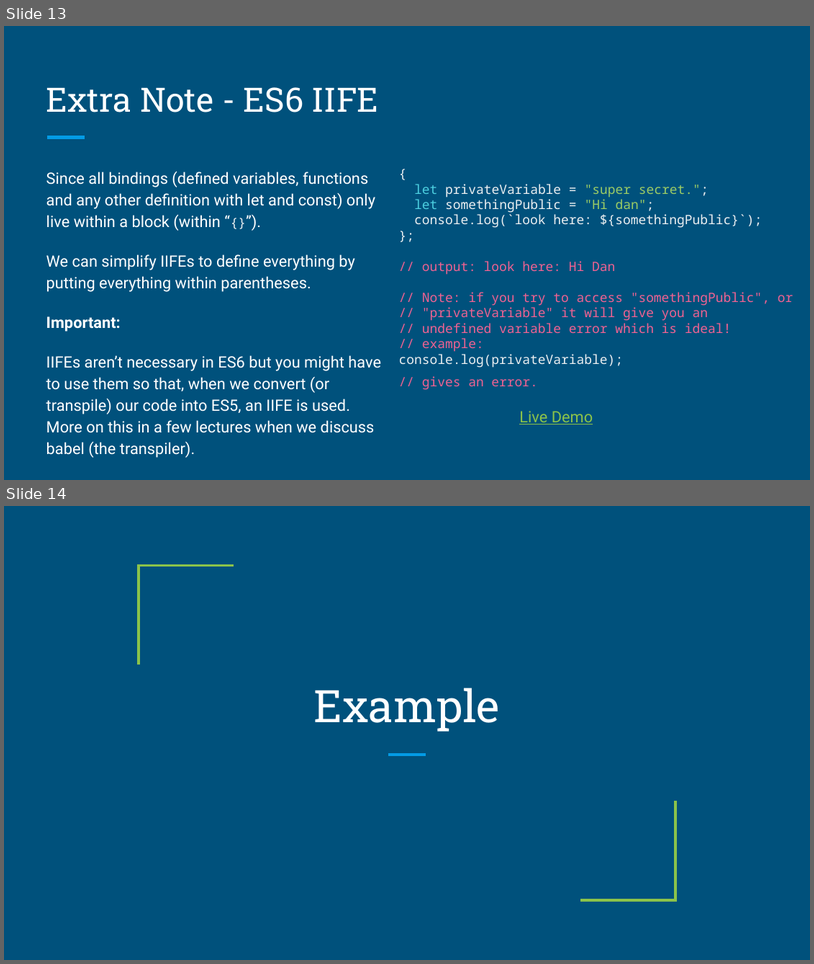
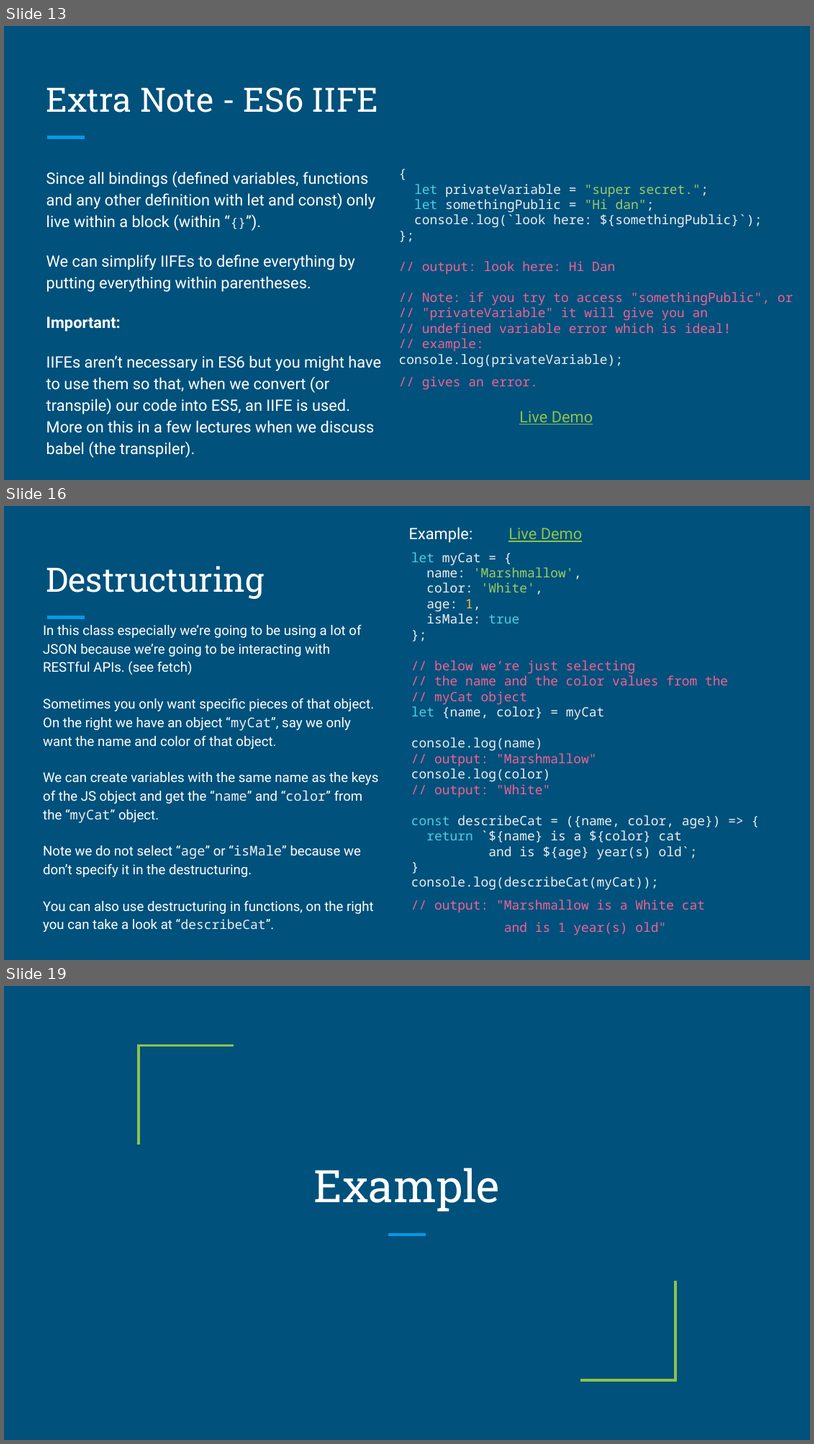
Before and after one commit to dmit-2008/DMIT2008-OE01-Fall-2026, a slide deck: docs/slides/DMIT2008-Week1-Day2-new.pptx. Shown one above the other, each under a label of ours: slides 13 and 14 before the commit, slides 13, 16 and 19 after it; the slides between them are not shown. The pictures are 814x964 and 814x1444 pixels, drawn with LibreOffice and Linux fonts; fonts in the diff are those of the drawing. Boxes give left, top, right and bottom in pixels: in the first picture for what was removed or moved away, otherwise in the second. Text is boxed around its words. In the diff, an @@ line names an element or a change of style, - is before the commit and + after.

```diff
--- a/docs/slides/DMIT2008-Week1-Day2-new.pptx
+++ b/docs/slides/DMIT2008-Week1-Day2-new.pptx
@@ slide 16 added at (4, 506, 810, 960), background #00517C; not listed: 1 template element that a slide beside it also shows @@
@@ text added at (409, 527, 473, 543), 14 pt, text #FFFFFF @@
+Example:
@@ text added at (509, 528, 582, 542), 14 pt, text #8BC34A, underline @@
+Live Demo
@@ title added at (46, 566, 265, 599), 30 pt, text #FFFFFF @@
+Destructuring
@@ text added at (412, 552, 728, 935), 11.5 pt, text #ECEFF1 @@
+let myCat = {
+name: 'Marshmallow',
+color: 'White',
+age: 1,
+isMale: true
+};
+// below we’re just selecting
+// the name and the color values from the
+// myCat object
+let {name, color} = myCat
+console.log(name)
+// output: "Marshmallow"
+console.log(color)
+// output: "White"
+const describeCat = ({name, color, age}) => {
+return `${name} is a ${color} cat
+and is ${age} year(s) old`;
+}
+console.log(describeCat(myCat));
+// output: "Marshmallow is a White cat
+and is 1 year(s) old"
@@ text added at (43, 625, 378, 932), 12 pt, text #FFFFFF @@
+In this class especially we’re going to be using a lot of JSON because we’re going to be interacting with RESTful APIs. (see fetch)
+Sometimes you only want specific pieces of that object. On the right we have an object “myCat”, say we only want the name and color of that object.
+We can create variables with the same name as the keys of the JS object and get the “name” and “color” from the “myCat” object.
+Note we do not select “age” or “isMale” because we don’t specify it in the destructuring.
+You can also use destructuring in functions, on the right you can take a look at “describeCat”.
@@ what was slide 14 is now slide 19 @@
```
Also in this commit, not shown: 3 slides changed, 5 other slides added, 1 slide removed, 1 other file.
